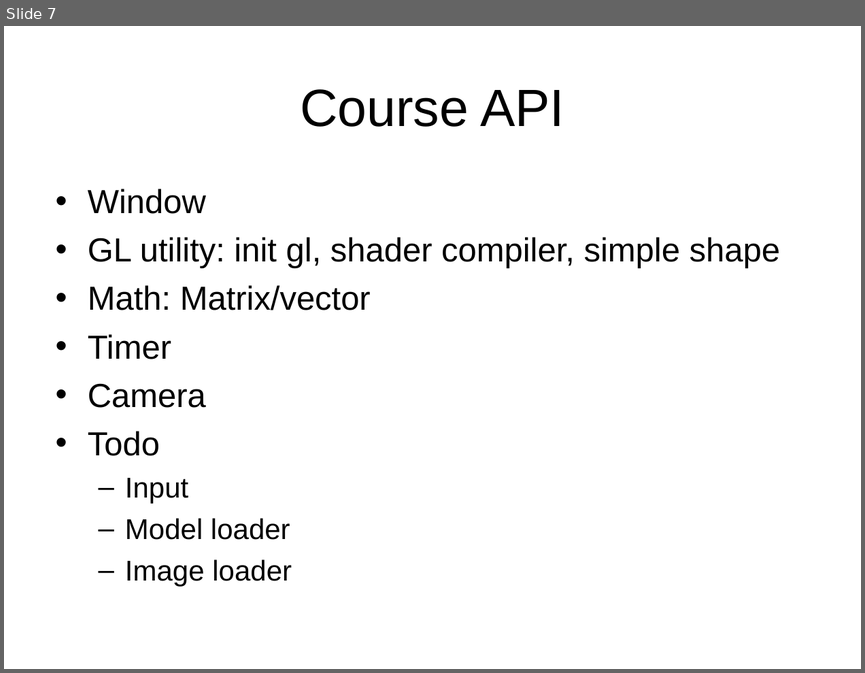
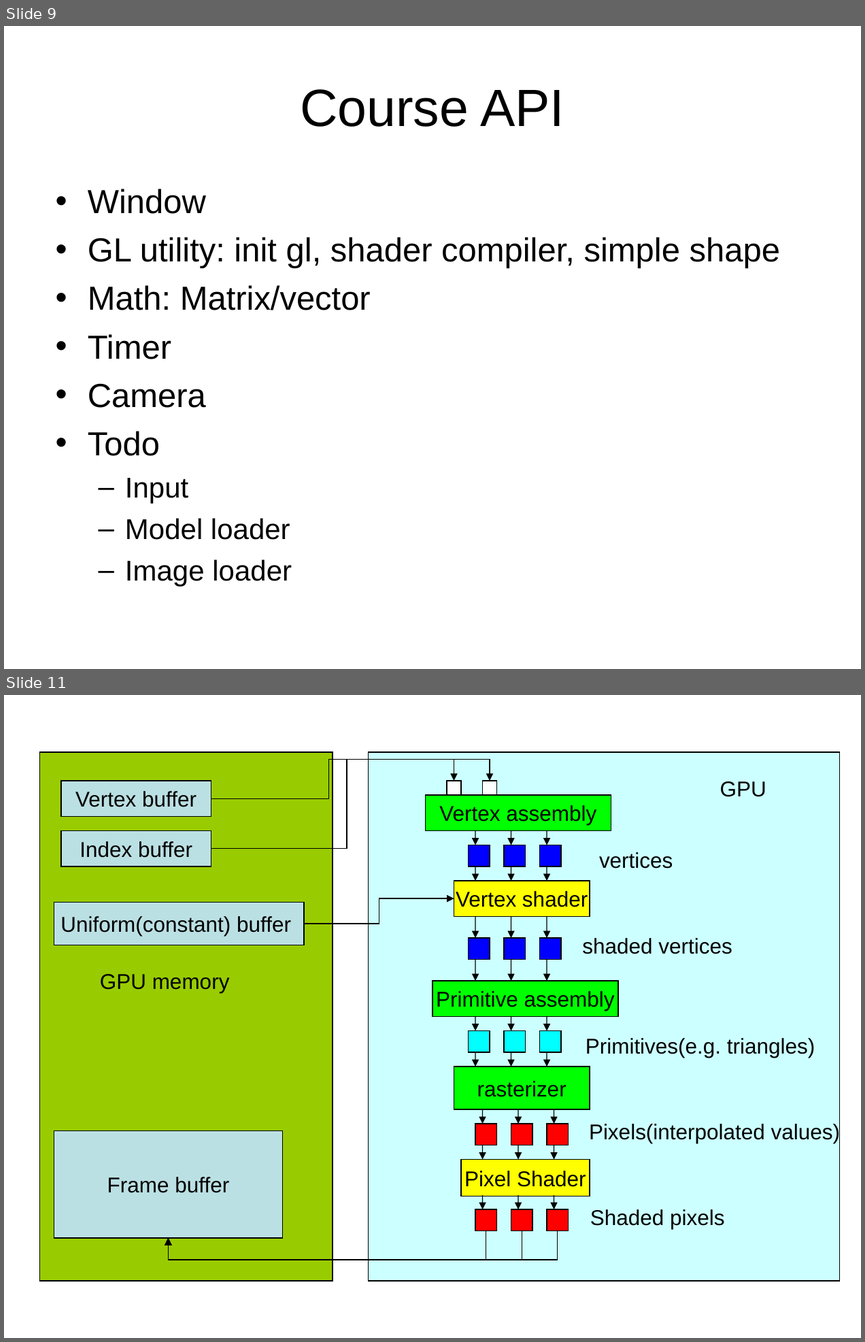
Before and after one commit to ianslayer/gpu_course, a slide deck: course2/animation.ppt. Shown one above the other, each under a label of ours: slide 7 before the commit, slides 9 and 11 after it; the slides between them are not shown. The pictures are 865x673 and 865x1342 pixels, drawn with LibreOffice and Linux fonts; fonts in the diff are those of the drawing. Boxes give left, top, right and bottom in pixels: in the first picture for what was removed or moved away, otherwise in the second. Text is boxed around its words. In the diff, an @@ line names an element or a change of style, - is before the commit and + after.

```diff
--- a/course2/animation.ppt
+++ b/course2/animation.ppt
@@ slide 11 added at (x1=4, y1=695, x2=861, y2=1338), background #FFFFFF @@
@@ elbow arrow added from (304, 923) to (454, 898), #000000 0.74 pt @@
@@ rectangle added at (x1=54, y1=902, x2=304, y2=945), fill #BBE0E3, outline #000000 0.74 pt, 18 pt, text #000000 @@
+Uniform(constant) buffer
@@ group added at (x1=40, y1=752, x2=840, y2=1281): 27 rectangles, 27 arrows, 7 texts, 5 elbow arrows @@
+Vertex shader
+rasterizer
+Pixel Shader
+Vertex buffer
+Index buffer
+Vertex assembly
+Primitive assembly
+Frame buffer
+vertices
+shaded vertices
+Primitives(e.g. triangles)
+Pixels(interpolated values)
+Shaded pixels
+GPU
+GPU memory
@@ what was slide 7 is now slide 9 @@
```
Also in this commit, not shown: 2 slides changed, 4 other slides added, 1 slide removed, 15 other files.
